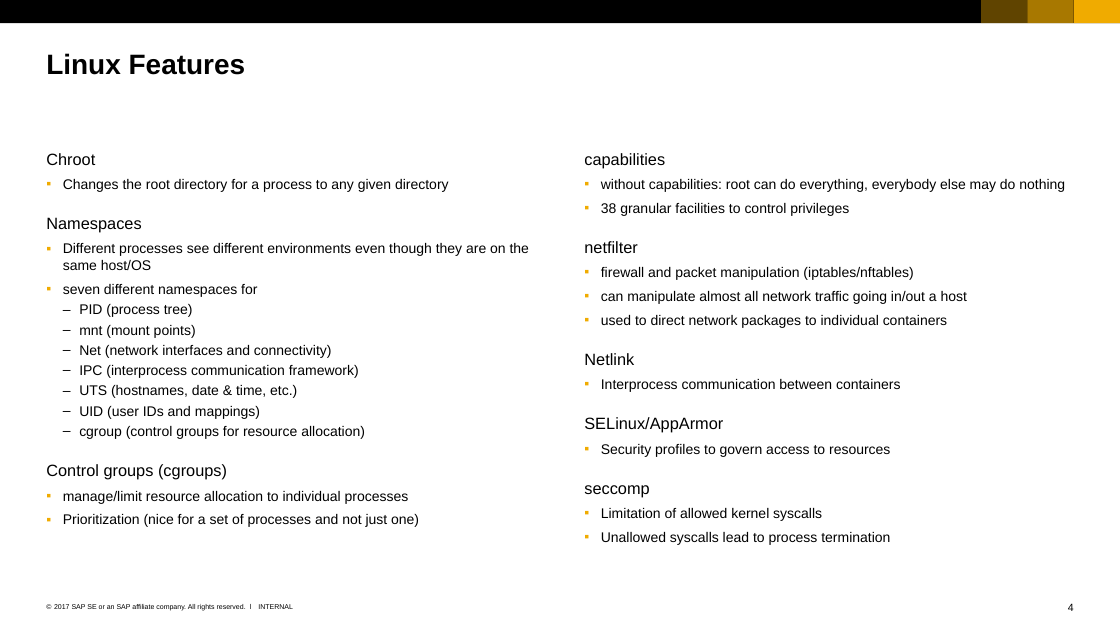
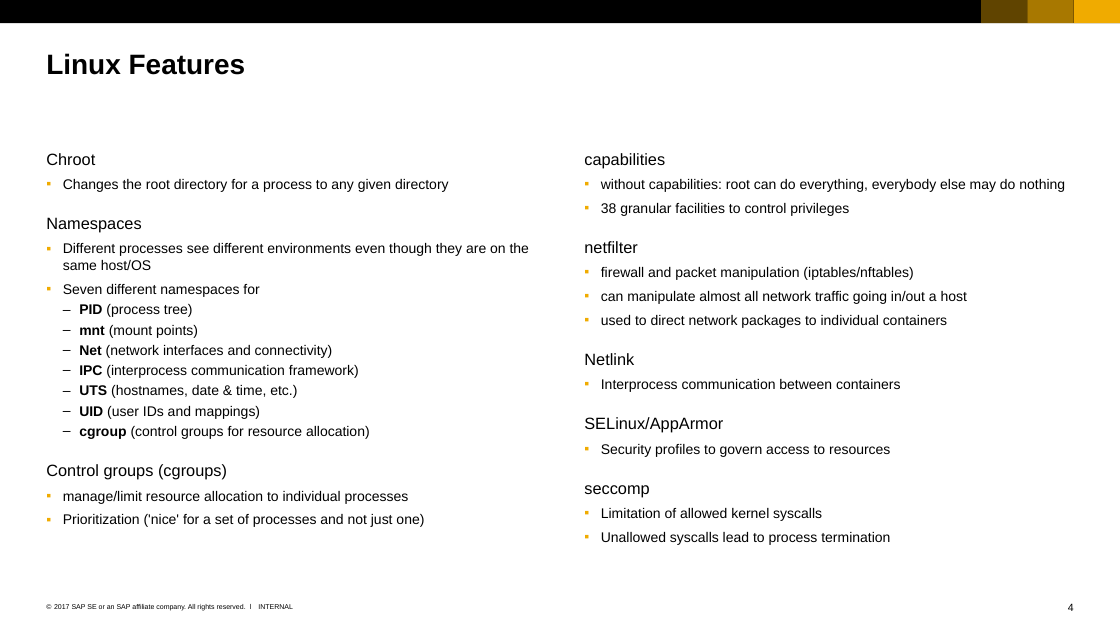
Before and after one commit to cuijiyao01/docker-k8s-training, a slide deck: slide 4 of docker/02_Members_of_docker_universe.pptx. Drawn at 1120x630 pixels with LibreOffice and Linux fonts; fonts in the diff are those of the drawing. Boxes give left, top, right and bottom in pixels: in the first picture for what was removed or moved away, otherwise in the second. Text is boxed around its words. In the diff, an @@ line names an element or a change of style, - is before the commit and + after.

```diff
--- a/docker/02_Members_of_docker_universe.pptx
+++ b/docker/02_Members_of_docker_universe.pptx
@@ text at <box>63,284,259,297</box>: text changed @@
-  ▪ seven different namespaces for
+  ▪ Seven different namespaces for
@@ text at <box>79,304,370,439</box>: bold on in "PID", "mnt", "Net", "IPC" and 3 more places @@
@@ text at <box>63,514,424,527</box>: text changed @@
-  ▪ Prioritization (nice for a set of processes and not just one)
+  ▪ Prioritization ('nice' for a set of processes and not just one)
```
Also in this commit, not shown: 9 other slides changed, 3 other files.
